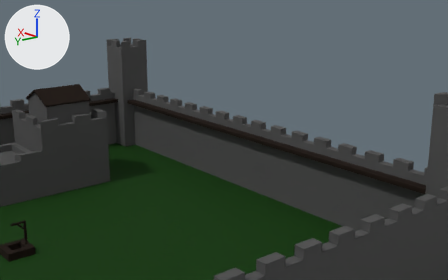
The Blender file castles/castle_bigger.blend as it was, and as the next commit left it.
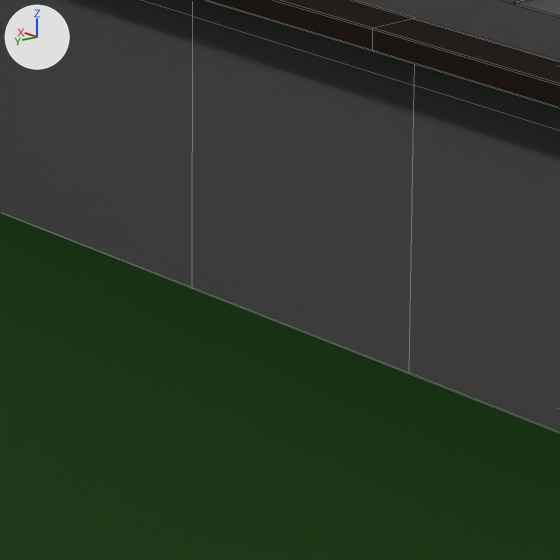
Old and new are each drawn from a camera (50 mm lens) standing at (-75.3, 27.2, 35.8) and looking at (2.5, -36.7, 8.5) and again close up on the part from 44% to 64% of the width and 48% to 80% of the height. The lights are fixed; the arrows at upper left show +X, +Y and +Z. The close-ups show mesh edges as thin lines.
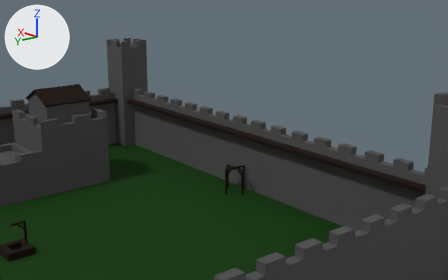
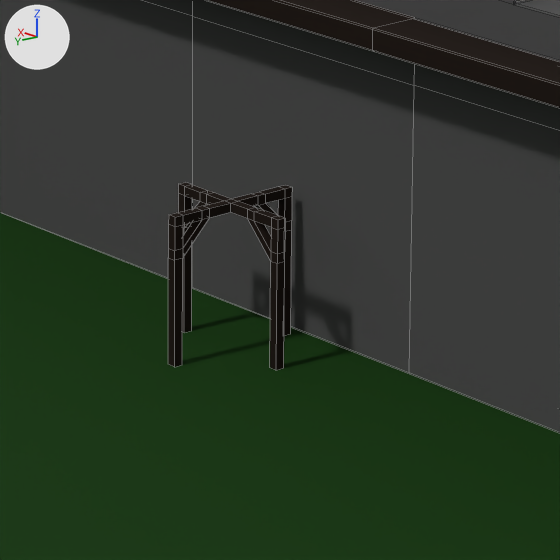
Boxes [x1, y1, x2, y2] around the edits, measured in the close-ups (560 x 560 px):
'well.001', added (black): after [168, 182, 292, 370]

The change, as a list of edits to the scene's bpy script:
```text
Add me_cube_002:
    me_cube_002.from_pydata(...)  # 120 vertices, 126 faces; spans x -1.15..1.15, y -4.36..-2.05, z 0.44..2.8
    me_cube_002.materials.append(mat_roof_brown)  # black #201712
Add ob_well_001:
    ob_well_001 = bpy.data.objects.new('well.001', me_cube_002)
    ob_well_001.location = (0.0, -31.24, -0.79)
    ob_well_001.scale = (1.79, 1.79, 1.79)
```
